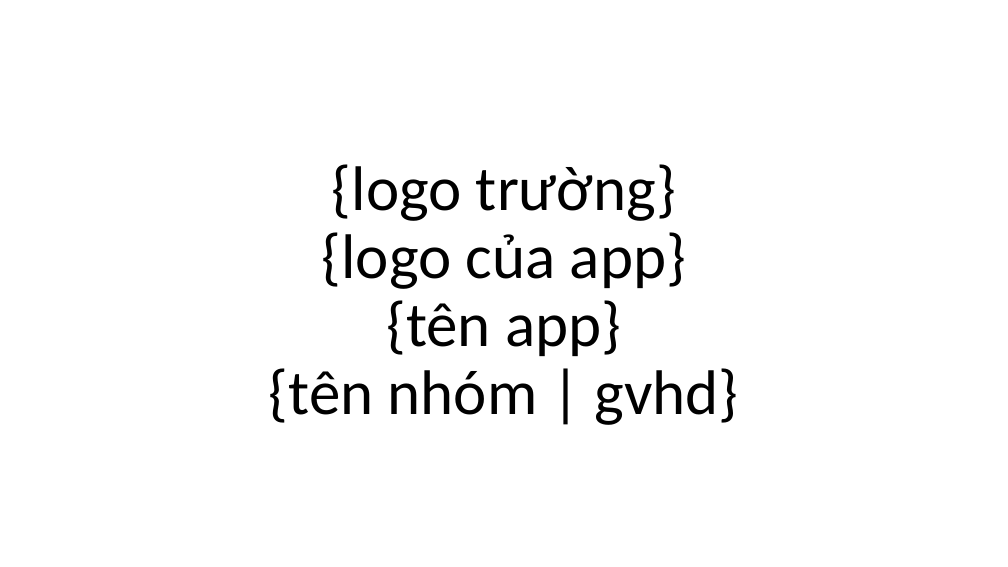
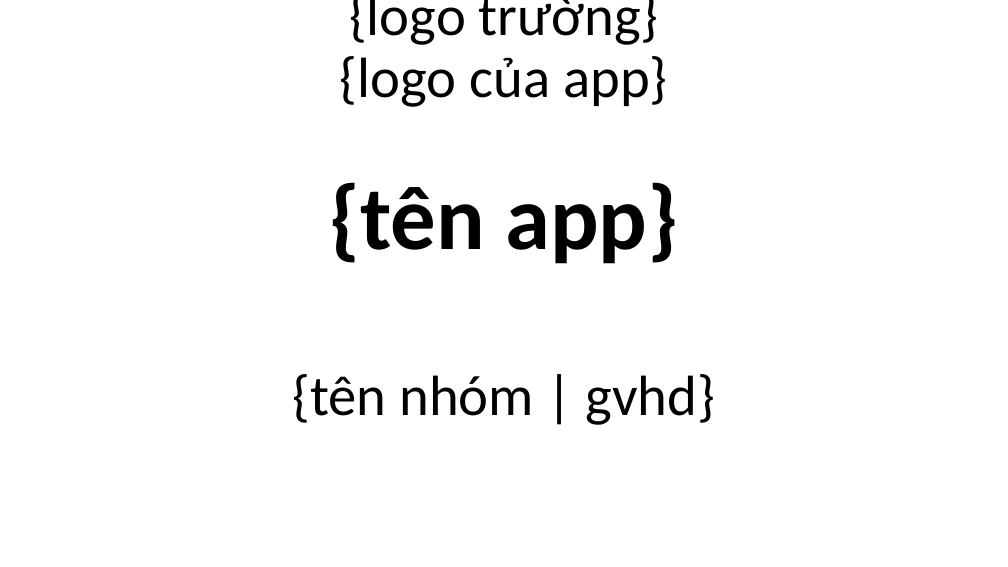
Before and after one commit to doit-now/software-development-project, a slide deck: slide 1 of document/SWP Presentation.pptx. Drawn at 1008x567 pixels with LibreOffice and Linux fonts; fonts in the diff are those of the drawing. Boxes give left, top, right and bottom in pixels: in the first picture for what was removed or moved away, otherwise in the second. Text is boxed around its words. In the diff, an @@ line names an element or a change of style, - is before the commit and + after.

```diff
--- a/document/SWP Presentation.pptx
+++ b/document/SWP Presentation.pptx
@@ title "{logo trường} {logo của app} ..." at [292, 0, 716, 425]: size 60 to 54 pt in "{logo trường} {logo của app} {tên nhóm ..."; size 60 to 86.4 pt, bold on in "{tên app}" @@
```
Also in this commit, not shown: 4 other slides changed, 2 slides added, 1 slide removed, 4 other files.
